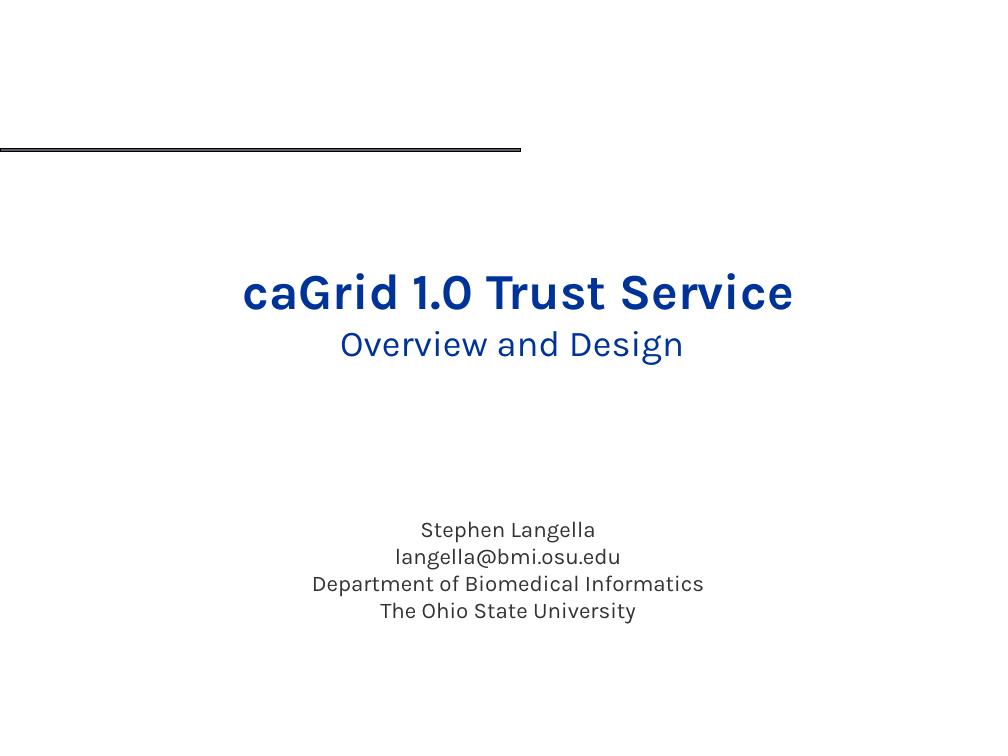
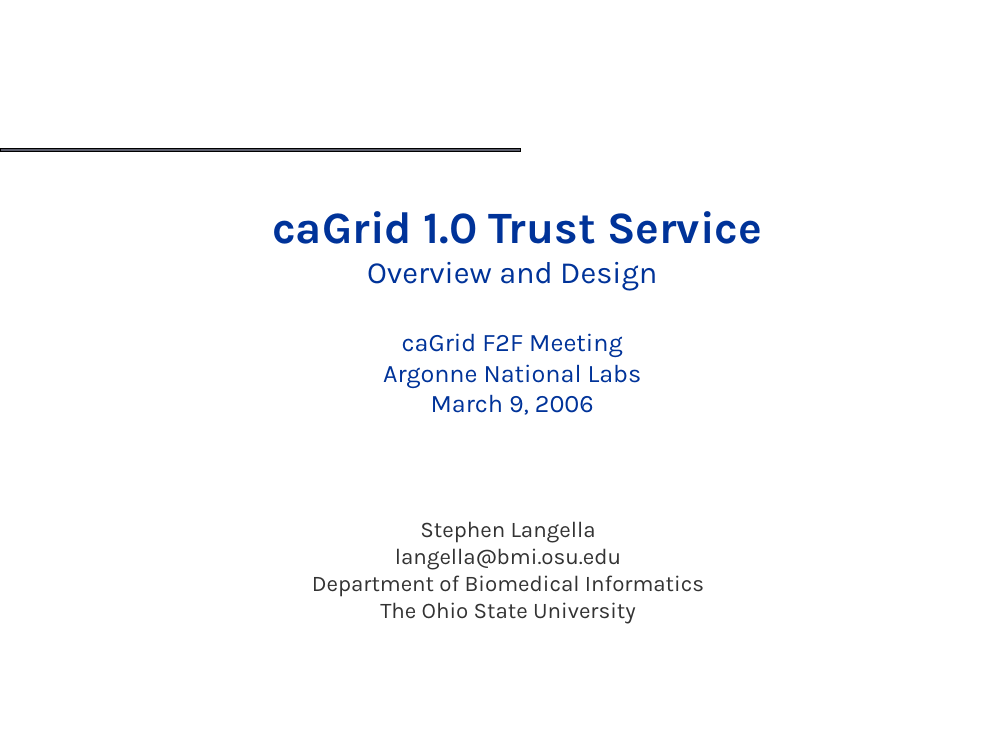
Before and after one commit to NCIP/cagrid-docs, a slide deck: slide 1 of presentations/trust/trust-service-design.ppt. Drawn at 1008x756 pixels with LibreOffice and Linux fonts; fonts in the diff are those of the drawing; background and template pictures are left out. Boxes give left, top, right and bottom in pixels: in the first picture for what was removed or moved away, otherwise in the second. Text is boxed around its words. In the diff, an @@ line names an element or a change of style, - is before the commit and + after.

```diff
--- a/presentations/trust/trust-service-design.ppt
+++ b/presentations/trust/trust-service-design.ppt
@@ title at (x1=272, y1=211, x2=762, y2=415): text changed; size 36 to 18 pt; bold off @@
-caGrid 1.0 Trust Service
-Overview and Design
+caGrid 1.0 Trust Service
+Overview and Design
+caGrid F2F Meeting
+Argonne National Labs
+March 9, 2006
```
